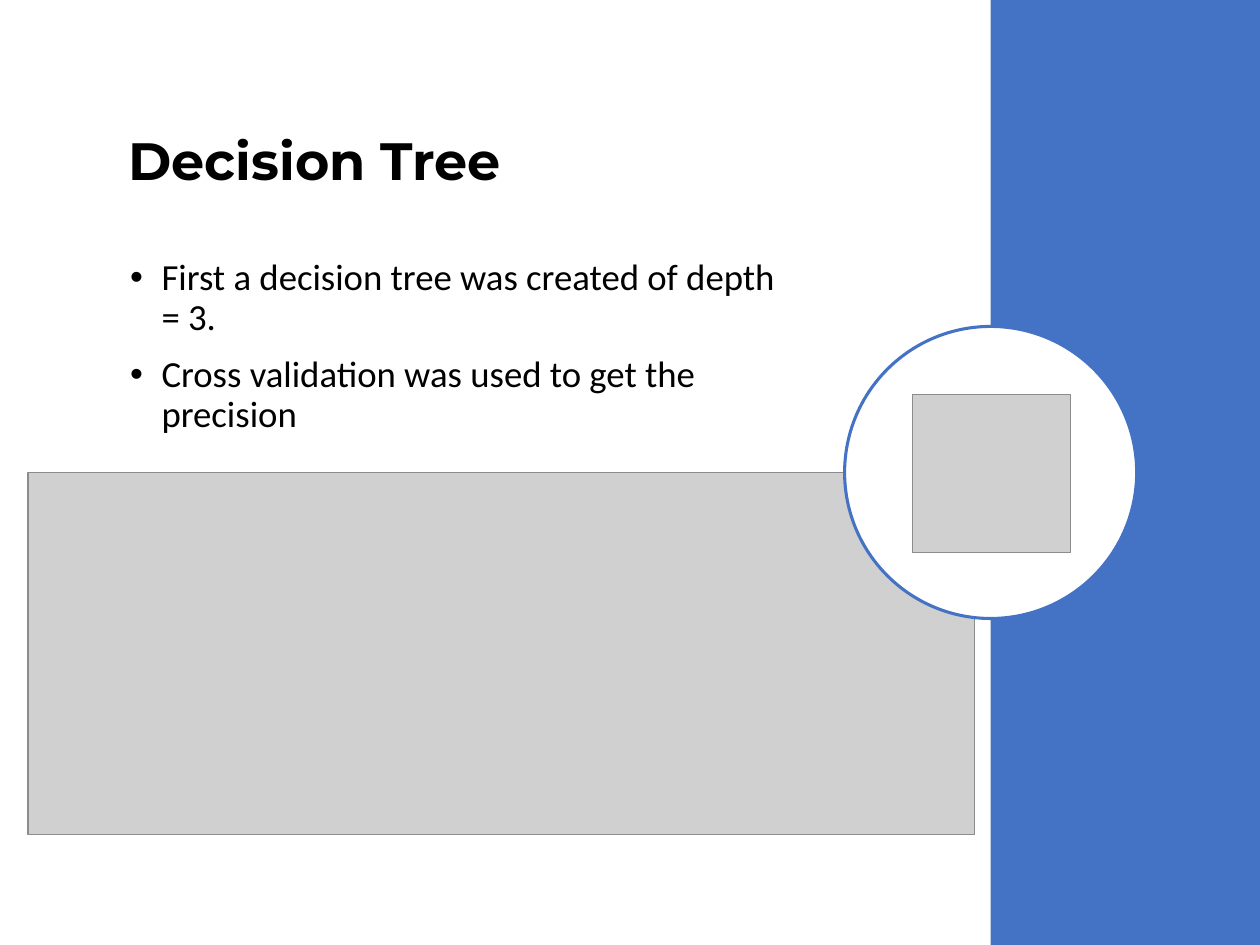
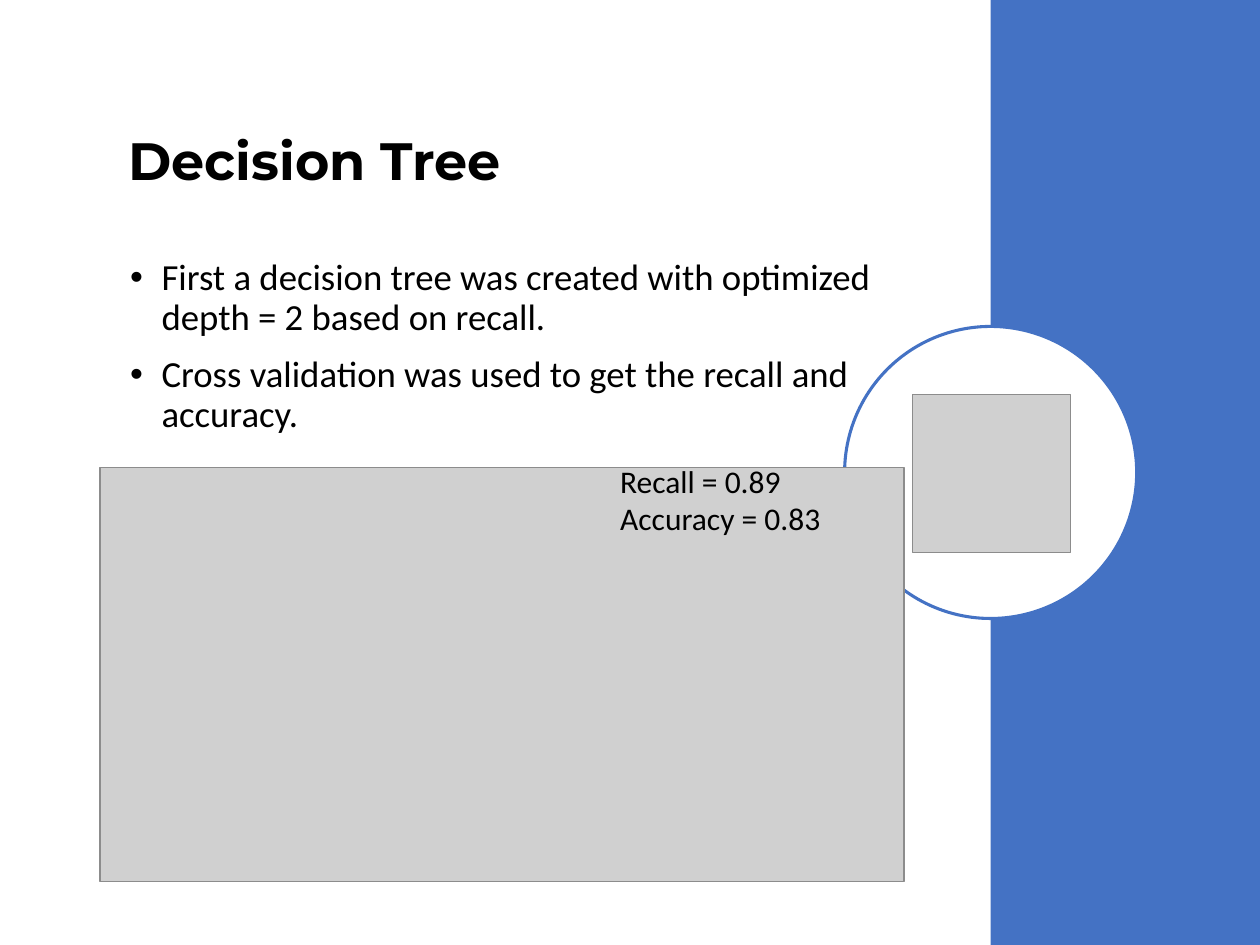
Before and after one commit to vinoroy/statsLearning, a slide deck: slide 14 of YCBS255_19-04-23_ass4_VincentRoy.pptx. Drawn at 1260x945 pixels with LibreOffice and Linux fonts; fonts in the diff are those of the drawing; grey boxes stand for pictures. Boxes give left, top, right and bottom in pixels: in the first picture for what was removed or moved away, otherwise in the second. Text is boxed around its words. In the diff, an @@ line names an element or a change of style, - is before the commit and + after.

```diff
--- a/YCBS255_19-04-23_ass4_VincentRoy.pptx
+++ b/YCBS255_19-04-23_ass4_VincentRoy.pptx
@@ text at box(162, 264, 870, 433): text changed @@
-• First a decision tree was created of depth = 3.
-• Cross validation was used to get the precision
+• First a decision tree was created with optimized depth = 2 based on recall.
+• Cross validation was used to get the recall and accuracy.
@@ picture: place and size @@
-picture at box(28, 472, 974, 835)
+picture at box(100, 467, 903, 882)
@@ text added at box(620, 466, 820, 535), 18 pt, text #000000 @@
+Recall = 0.89
+Accuracy = 0.83
```
Also in this commit, not shown: 8 other slides changed, 3 slides added, 2 other files.
